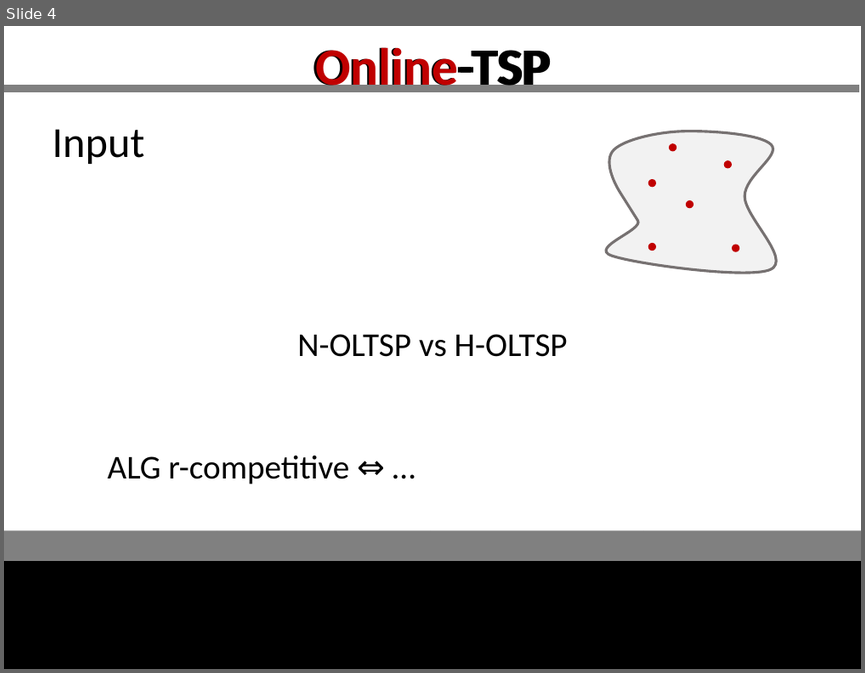
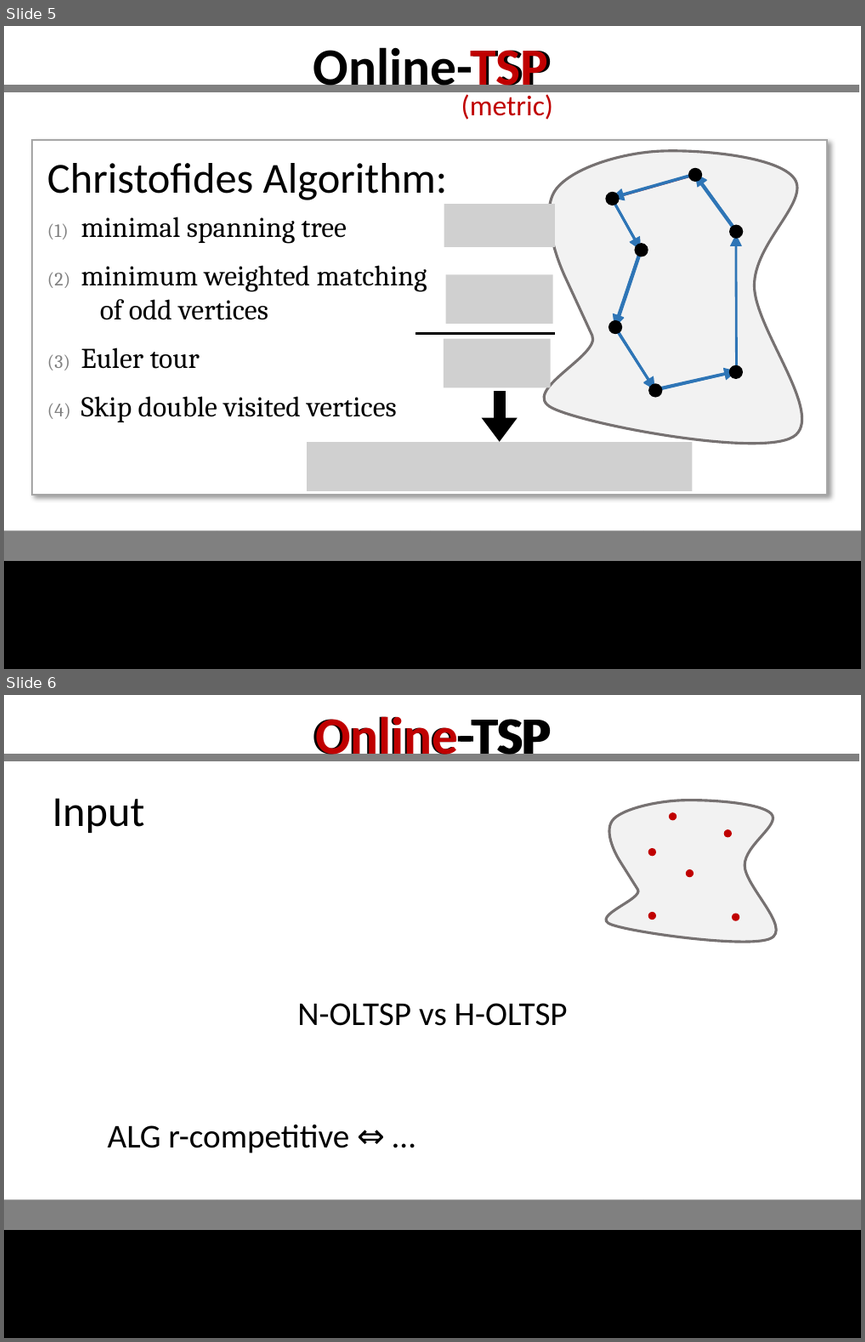
Before and after one commit to GraffL/talk-online-tsp, a slide deck: Präsentation43.pptx. Shown one above the other, each under a label of ours: slide 4 before the commit, slides 5 and 6 after it. The pictures are 865x673 and 865x1342 pixels, drawn with LibreOffice and Linux fonts; fonts in the diff are those of the drawing; grey boxes stand for pictures. Boxes give left, top, right and bottom in pixels: in the first picture for what was removed or moved away, otherwise in the second. Text is boxed around its words. In the diff, an @@ line names an element or a change of style, - is before the commit and + after.

```diff
--- a/Präsentation43.pptx
+++ b/Präsentation43.pptx
@@ slide 5 added at (4,26,861,669), background #FFFFFF; not listed: 6 template elements that a slide beside it also shows @@
@@ text added at (64,26,801,110), 44 pt, text #C00000, bold @@
+TSP
@@ title added at (313,47,551,97), 44 pt, text #000000, bold @@
+Online-TSP
@@ text added at (461,94,554,120), 24 pt, text #C00000 @@
+(metric)
@@ group added at (32,140,828,494): 14 arrows, 14 ellipses, 7 lines, 4 pictures, 1 rectangle, 1 text, 1 freeform shape @@
+Christofides Algorithm:
+(1) minimal spanning tree
+(2) minimum weighted matching of odd vertices
+(3) Euler tour
+(4) Skip double visited vertices
@@ what was slide 4 is now slide 6 @@
```
Also in this commit, not shown: 5 slides changed, 3 other slides added, 1 slide removed.
